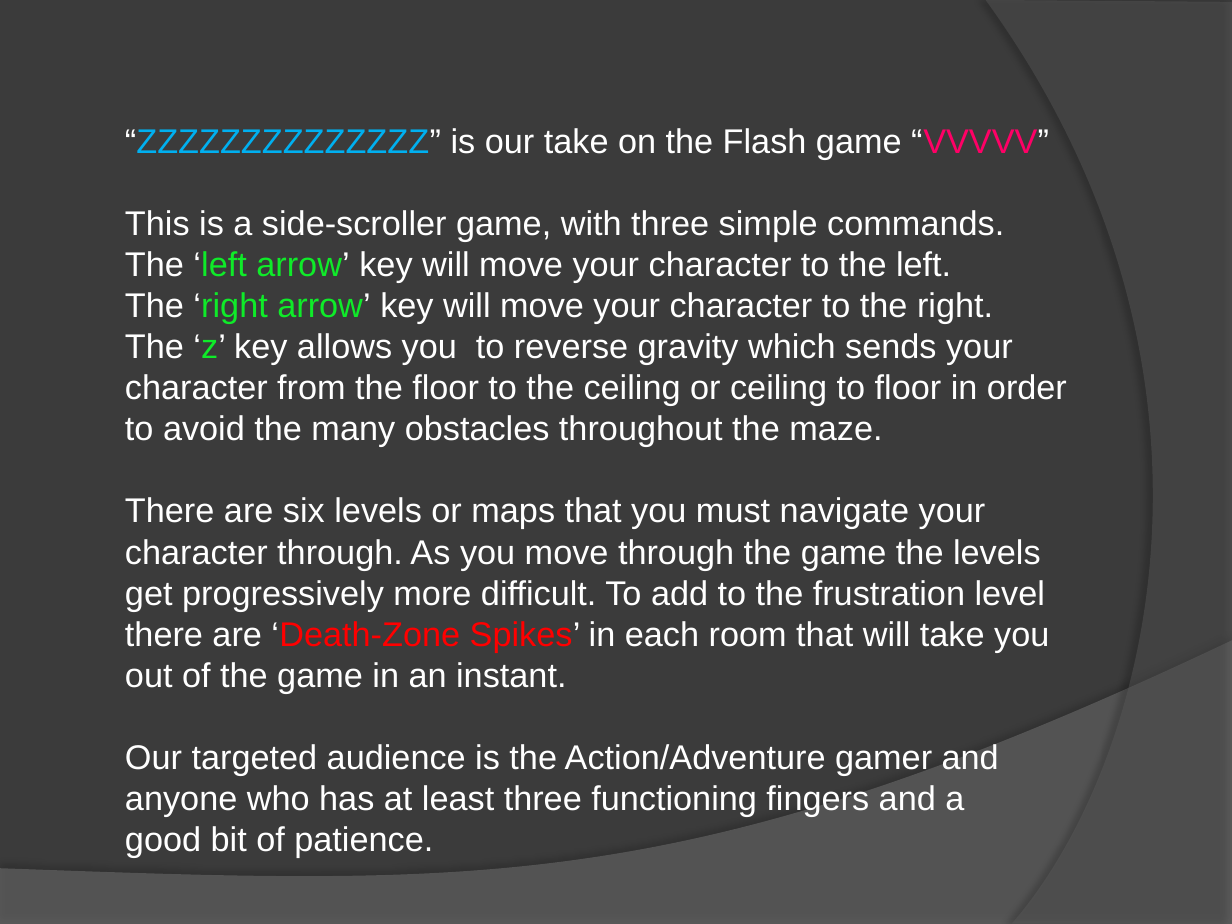
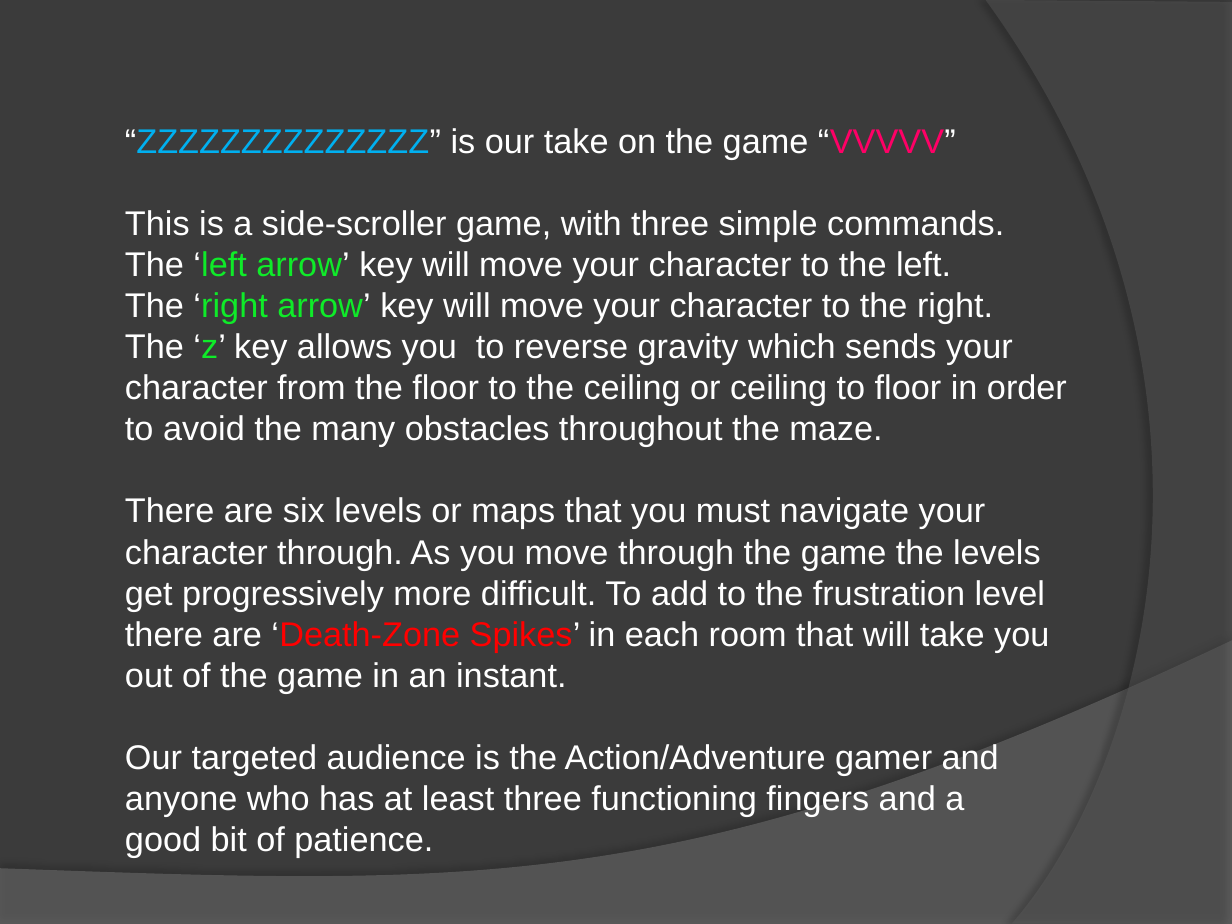
Before and after one commit to jcsims/zzzzzzzzzzzz, a slide deck: slide 2 of docs/ZZZZZZZZZZZZ.pptx. Drawn at 1232x924 pixels with LibreOffice and Linux fonts; fonts in the diff are those of the drawing. Boxes give left, top, right and bottom in pixels: in the first picture for what was removed or moved away, otherwise in the second. Text is boxed around its words. In the diff, an @@ line names an element or a change of style, - is before the commit and + after.

```diff
--- a/docs/ZZZZZZZZZZZZ.pptx
+++ b/docs/ZZZZZZZZZZZZ.pptx
@@ text at [125, 128, 956, 159]: text changed @@
-“ZZZZZZZZZZZZZZ” is our take on the Flash game “VVVVV”
+“ZZZZZZZZZZZZZZ” is our take on the game “VVVVV”
```
Also in this commit, not shown: 2 other slides changed.
